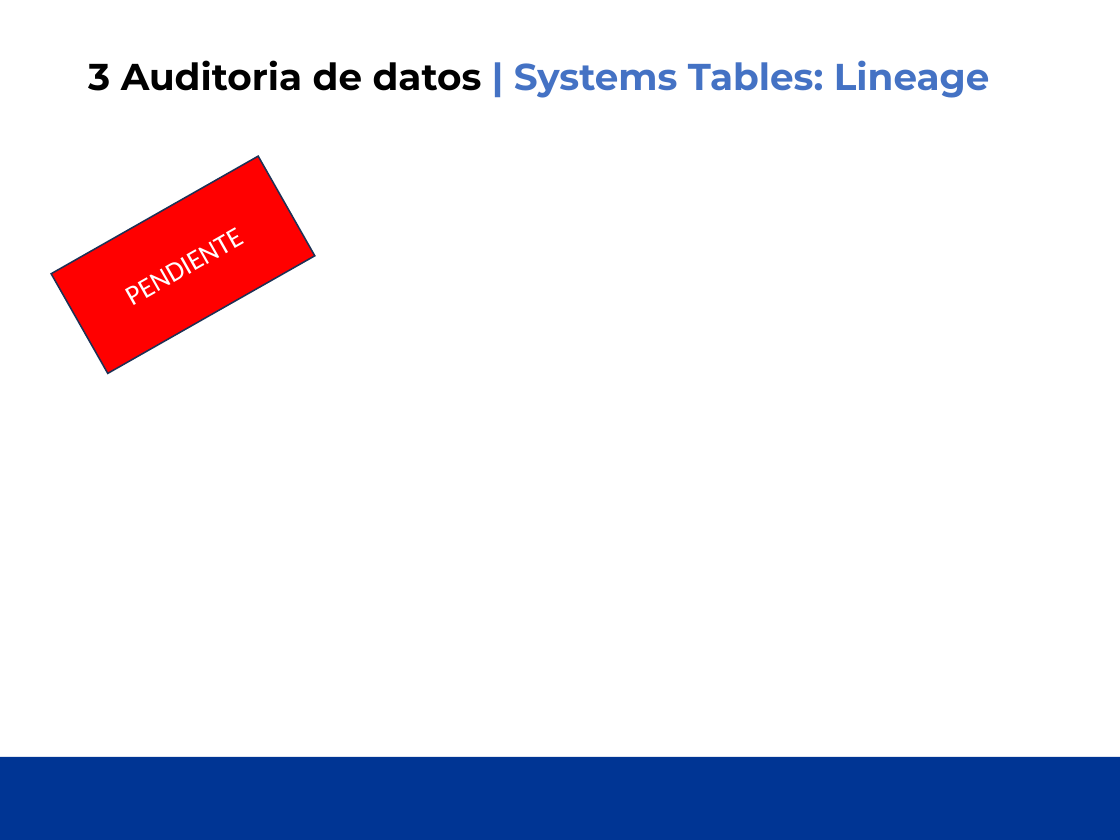
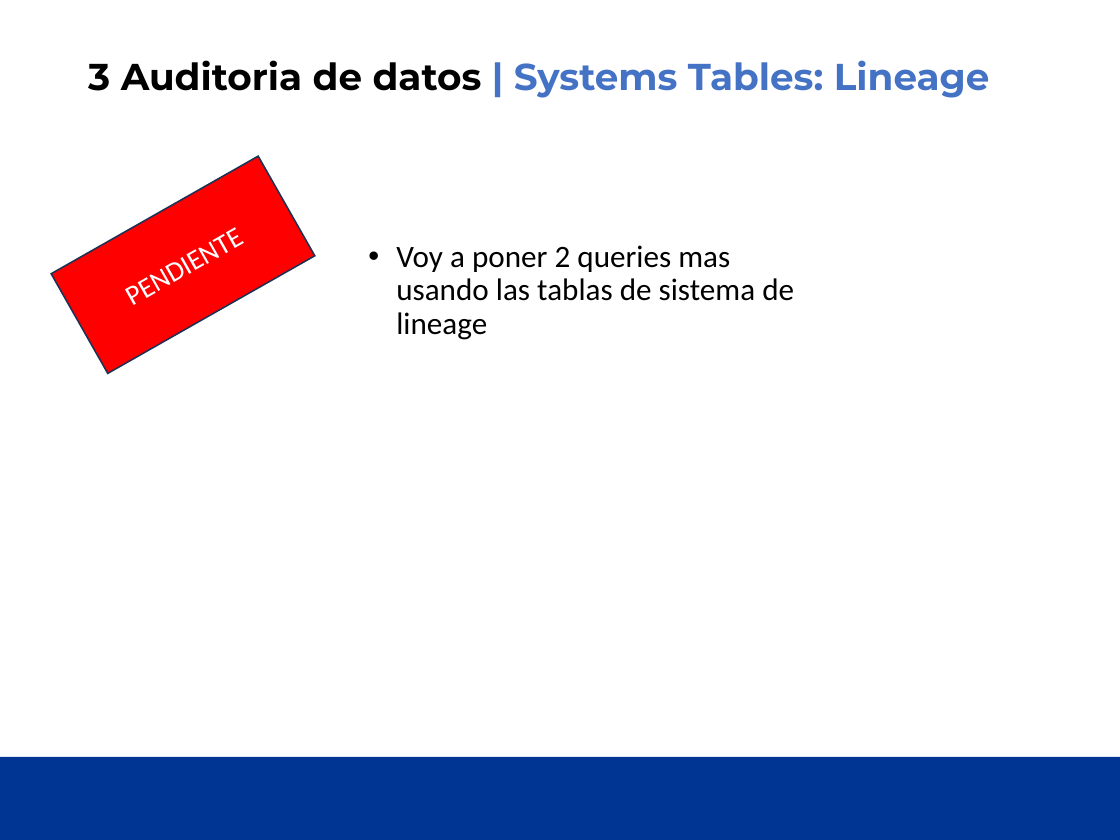
Before and after one commit to jmartinezceste/251101Course_UC_Ceste, a slide deck: slide 18 of UC_Course_Sesion3/UCDatabrick - Sesion 3.pptx (slide 14 before the commit). Drawn at 1120x840 pixels with LibreOffice and Linux fonts; fonts in the diff are those of the drawing; background and template pictures are left out. Boxes give left, top, right and bottom in pixels: in the first picture for what was removed or moved away, otherwise in the second. Text is boxed around its words. In the diff, an @@ line names an element or a change of style, - is before the commit and + after.

```diff
--- a/UC_Course_Sesion3/UCDatabrick - Sesion 3.pptx
+++ b/UC_Course_Sesion3/UCDatabrick - Sesion 3.pptx
@@ text added at [396, 245, 794, 340], 20 pt, text #000000 @@
+• Voy a poner 2 queries mas usando las tablas de sistema de lineage
```
Also in this commit, not shown: 3 other slides changed, 9 slides added.
